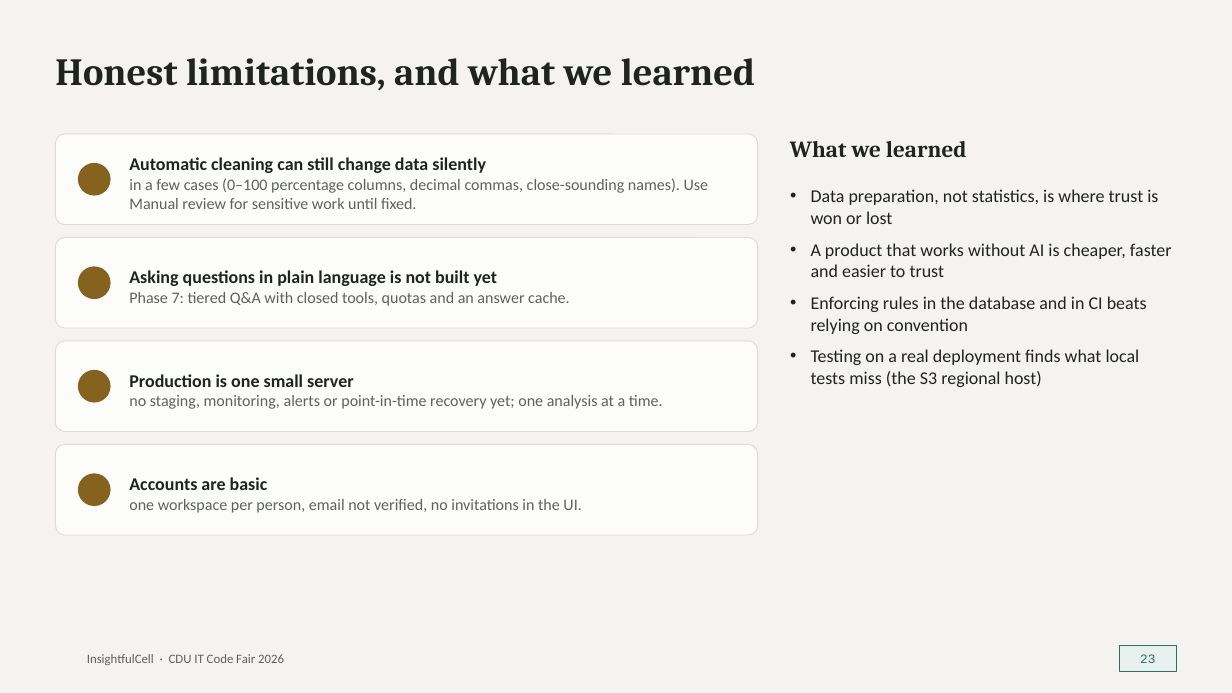
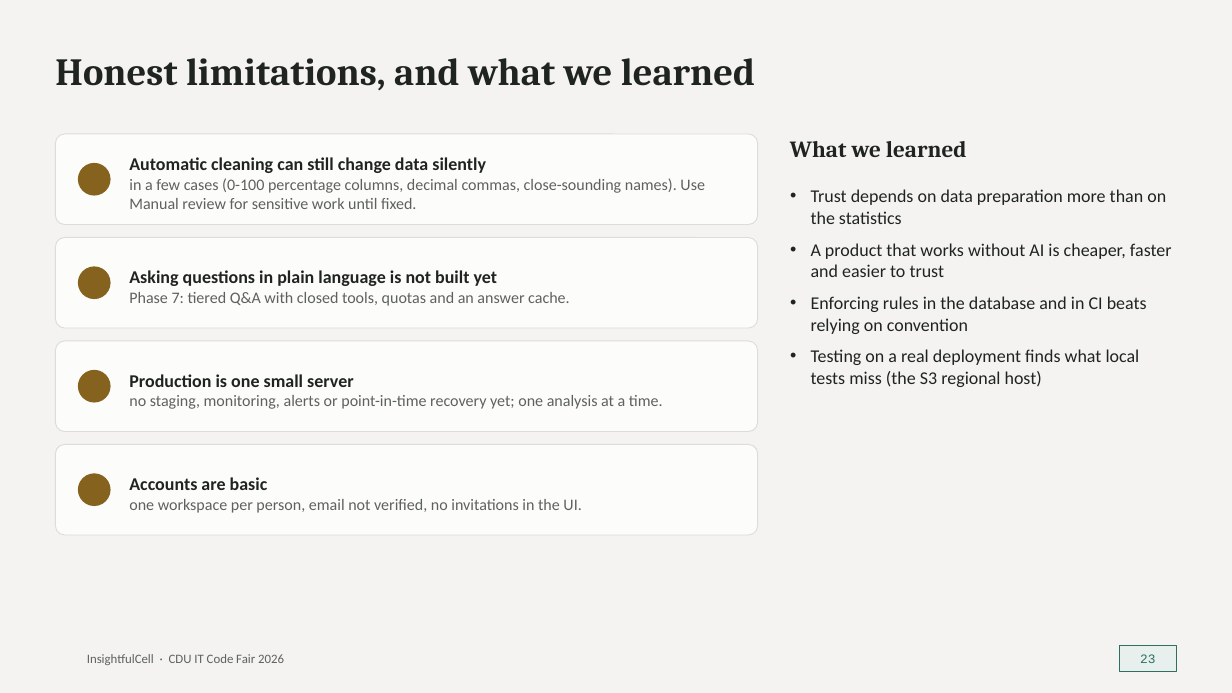
Before and after one commit to rupeshghimire7/InsightfullCell, a slide deck: slide 23 of reports/presentation/InsightfulCell_CodeFair_2026.pptx. Drawn at 1232x693 pixels with LibreOffice and Linux fonts; fonts in the diff are those of the drawing; background and template pictures are left out. Boxes give left, top, right and bottom in pixels: in the first picture for what was removed or moved away, otherwise in the second. Text is boxed around its words. In the diff, an @@ line names an element or a change of style, - is before the commit and + after.

```diff
--- a/reports/presentation/InsightfulCell_CodeFair_2026.pptx
+++ b/reports/presentation/InsightfulCell_CodeFair_2026.pptx
@@ text at (129,178,705,209): text changed @@
-in a few cases (0–100 percentage columns, decimal commas, close-sounding names). Use Manual review for sensitive work until fixed.
+in a few cases (0-100 percentage columns, decimal commas, close-sounding names). Use Manual review for sensitive work until fixed.
@@ text at (811,189,1166,224): text changed @@
-• Data preparation, not statistics, is where trust is won or lost
+• Trust depends on data preparation more than on the statistics
```
Also in this commit, not shown: 5 other slides changed, 7 other files.
